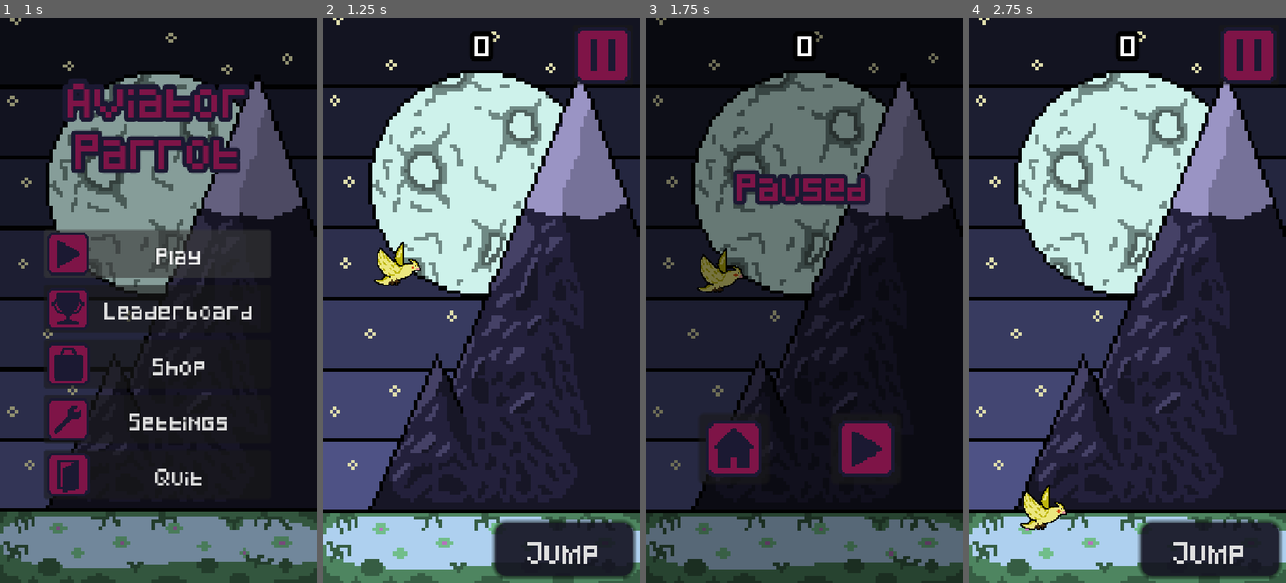
Above: before the commit, frames 1-4 (left to right).
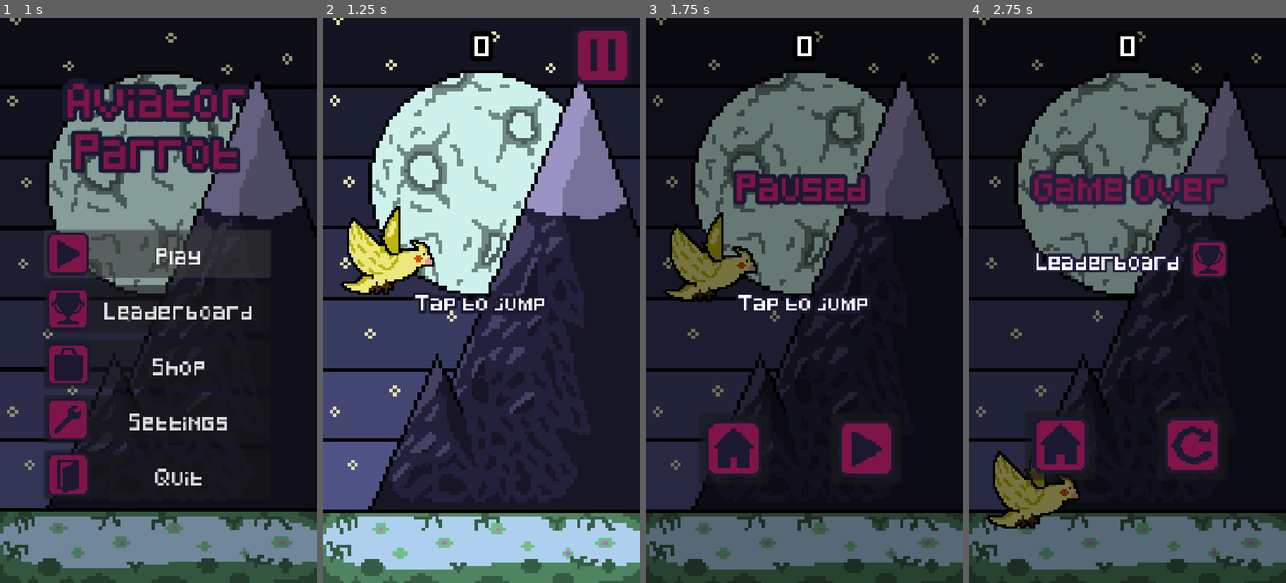
Above: after the commit, the same moments.

Repository: Kou-ding/Aviator-Parrot
Game: Godot game, scene res://scenes/start_screen.tscn
Same seed, same stepped clock (60 frames per second), same inputs: the game is played once before the commit and once after it. Sound files missing from this copy of the repository are replaced by a short silence.
Inputs (mouse positions are in pixels of both pictures, inside the frame that each line leads up to):
- Up to frame 1 (1 s): click "Play" at 0.5 s
- Up to frame 2 (1.25 s): no input
- Up to frame 3 (1.75 s): click (924, 57) at 1.25 s
- Up to frame 4 (2.75 s): click (1187, 447) at 2 s

Frame 1 is identical in both runs. In frame 2, 7.7% of the frame differs, in the area x 5-99%, y 33-100%; in frame 3, 2.7%; in frame 4, 70%, in the area x 0-100%, y 0-100%.
Error before the commit: Out of bounds get index '1' (on base: 'Array') (res://scripts/utils.gd:53)
Error after the commit: Out of bounds get index '1' (on base: 'Array') (res://scripts/utils.gd:52)

Commit message:
- replay music bug fix - larger player - tap to fly - new export

Diff:
--- a/aviator-parrot-(remastered)/scenes/game.tscn
+++ b/aviator-parrot-(remastered)/scenes/game.tscn
@@ -16,21 +16,11 @@
 atlas = ExtResource("9_0tnpc")
 region = Rect2(192, 0, 32, 32)
 
-[sub_resource type="StyleBoxFlat" id="StyleBoxFlat_0tnpc"]
-bg_color = Color(0.0912, 0.08700001, 0.15, 0.78431374)
-corner_radius_top_left = 25
-corner_radius_top_right = 25
-corner_radius_bottom_right = 25
-corner_radius_bottom_left = 25
-shadow_size = 10
+[sub_resource type="StyleBoxEmpty" id="StyleBoxEmpty_0tnpc"]
 
-[sub_resource type="StyleBoxFlat" id="StyleBoxFlat_vtaks"]
-bg_color = Color(0.1992, 0.192, 0.3, 0.78431374)
-corner_radius_top_left = 25
-corner_radius_top_right = 25
-corner_radius_bottom_right = 25
-corner_radius_bottom_left = 25
-shadow_size = 10
+[sub_resource type="StyleBoxEmpty" id="StyleBoxEmpty_vtaks"]
+
+[sub_resource type="StyleBoxEmpty" id="StyleBoxEmpty_kvpfn"]
 
 [node name="Game" type="Node2D" unique_id=798599299]
 script = ExtResource("1_lnu2h")
@@ -55,7 +45,32 @@
 position = Vector2(376, 1120)
 shape = SubResource("WorldBoundaryShape2D_lbhrr")
 
-[node name="GameOver" parent="." unique_id=1469592536 instance=ExtResource("5_iywne")]
+[node name="TapToJump" type="Control" parent="." unique_id=1029073387]
+layout_mode = 3
+anchors_preset = 0
+offset_left = 24.0
+offset_top = 184.0
+offset_right = 696.0
+offset_bottom = 1096.0
+
+[node name="Instructions" type="Label" parent="TapToJump" unique_id=63200945]
+layout_mode = 1
+anchors_preset = 8
+anchor_left = 0.5
+anchor_top = 0.5
+anchor_right = 0.5
+anchor_bottom = 0.5
+offset_left = -116.0
+offset_top = -27.0
+offset_right = 116.0
+offset_bottom = 27.0
+grow_horizontal = 2
+grow_vertical = 2
+theme_override_colors/font_outline_color = Color(0.105882354, 0.09803922, 0.19607843, 1)
+theme_override_constants/outline_size = 25
+theme_override_fonts/font = ExtResource("6_dinhu")
+theme_override_font_sizes/font_size = 30
+text = "Tap to jump"
 
 [node name="Score" type="Label" parent="." unique_id=765185474]
 z_index = 1
@@ -75,8 +90,6 @@
 horizontal_alignment = 1
 script = ExtResource("7_kvuet")
 
-[node name="PauseMenu" parent="." unique_id=1796569766 instance=ExtResource("8_gee14")]
-
 [node name="PauseButton" type="Button" parent="." unique_id=2127580544]
 z_index = 2
 offset_left = 568.0
@@ -88,16 +101,17 @@
 
 [node name="JumpButton" type="Button" parent="." unique_id=1799554950]
 z_index = 1
-offset_left = 392.0
-offset_top = 1144.0
-offset_right = 704.0
-offset_bottom = 1264.0
-theme_override_fonts/font = ExtResource("6_dinhu")
-theme_override_font_sizes/font_size = 40
-theme_override_styles/normal = SubResource("StyleBoxFlat_0tnpc")
-theme_override_styles/pressed = SubResource("StyleBoxFlat_vtaks")
-theme_override_styles/hover = SubResource("StyleBoxFlat_0tnpc")
-text = "Jump"
+offset_left = 8.0
+offset_top = 168.0
+offset_right = 712.0
+offset_bottom = 1104.0
+theme_override_styles/normal = SubResource("StyleBoxEmpty_0tnpc")
+theme_override_styles/pressed = SubResource("StyleBoxEmpty_vtaks")
+theme_override_styles/hover = SubResource("StyleBoxEmpty_kvpfn")
+
+[node name="GameOver" parent="." unique_id=1469592536 instance=ExtResource("5_iywne")]
+
+[node name="PauseMenu" parent="." unique_id=1796569766 instance=ExtResource("8_gee14")]
 
 [connection signal="timeout" from="CrystalSpawner" to="." method="_on_crystal_spawner_timeout"]
 [connection signal="game_over" from="Killzone" to="." method="_on_killzone_game_over"]
--- a/aviator-parrot-(remastered)/scenes/game_over.tscn
+++ b/aviator-parrot-(remastered)/scenes/game_over.tscn
@@ -84,17 +84,14 @@
 
 [node name="Highscores" type="RichTextLabel" parent="." unique_id=1189675332]
 layout_mode = 0
-offset_left = 224.0
+offset_left = 152.0
 offset_top = 600.0
-offset_right = 384.0
+offset_right = 584.0
 offset_bottom = 840.0
 theme_override_colors/font_outline_color = Color(0.105882354, 0.09803922, 0.19607843, 1)
 theme_override_constants/outline_size = 10
 theme_override_fonts/normal_font = ExtResource("2_7m3ot")
 theme_override_font_sizes/normal_font_size = 25
-text = "1.
-2.
-3."
 horizontal_alignment = 1
 
 [connection signal="pressed" from="GridContainer/MenuButton" to="." method="_on_menu_button_pressed"]
--- a/aviator-parrot-(remastered)/scenes/parrot.tscn
+++ b/aviator-parrot-(remastered)/scenes/parrot.tscn
@@ -26,10 +26,11 @@
 }]
 
 [sub_resource type="CircleShape2D" id="CircleShape2D_nuuxd"]
+radius = 7.8831105
 
 [node name="Parrot" type="CharacterBody2D" unique_id=2088057206]
+scale = Vector2(2, 2)
 script = ExtResource("1_w755j")
-metadata/_edit_group_ = true
 
 [node name="AnimatedSprite2D" type="AnimatedSprite2D" parent="." unique_id=1175572675]
 scale = Vector2(0.255, 0.255)
@@ -39,8 +40,8 @@
 frame_progress = 1.0
 
 [node name="CollisionShape2D" type="CollisionShape2D" parent="." unique_id=1664157311]
-position = Vector2(-8.56, -6.535)
-scale = Vector2(1.325, 1.325)
+position = Vector2(-9.5, -8.500001)
+scale = Vector2(3.239924, 3.167914)
 shape = SubResource("CircleShape2D_nuuxd")
 
 [node name="Sprite2D" type="Sprite2D" parent="." unique_id=169541893]
--- a/aviator-parrot-(remastered)/scripts/game.gd
+++ b/aviator-parrot-(remastered)/scripts/game.gd
@@ -6,18 +6,27 @@
 var num_crystals
 
 func new_game():
+	# Player starting position
 	$Parrot.start($StartPosition.position)
+	# Game music
+	MusicManager.play_game_music()
+	# Hide menus
+	$GameOver.hide()
+	$PauseMenu.hide()
+	# Connect signals
+	$Killzone.game_over.connect(_on_game_over)
+	$PauseMenu.undarken.connect(_on_unpause)
+	# Show Instructions Timer
+	await get_tree().create_timer(2.0).timeout
+	var instructions = get_node_or_null("TapToJump/Instructions")
+	if instructions:
+		instructions.queue_free()
 
 # Called when the node enters the scene tree for the first time.
 func _ready() -> void:
 	score = 0
 	num_crystals = 0
 	new_game()
-	MusicManager.play_game_music()
-	$GameOver.hide()
-	$PauseMenu.hide()
-	$Killzone.game_over.connect(_on_game_over)
-	$PauseMenu.undarken.connect(_on_unpause)
 
 func _on_crystal_spawner_timeout() -> void:
 	var crystals = crystals_scene.instantiate()
@@ -39,11 +48,17 @@
 	score = score + 1
 
 func _on_game_over() -> void:
+	var instructions = get_node_or_null("TapToJump/Instructions")
+	if instructions:
+		instructions.queue_free()
 	MusicManager.stop()
+
+	# Display Leaderboard
 	Utils.update_leaderboard(score)
 	var best_scores = Utils.load_leaderboard()
+	$GameOver/Highscores.text = str(Utils.format_numbered_list_shortVer(best_scores))
 
-	$GameOver/Highscores.text = str(Utils.format_numbered_list_shortVer(best_scores))
+	# Darken bg and hide ui elements
 	darken_scene()
 	$PauseButton.hide()
 	$GameOver.show()
@@ -55,6 +70,7 @@
 	$PauseMenu.show()
 	$PauseButton.hide()
 	$JumpButton.hide()
+	$JumpButton.disabled = true
 	get_tree().paused = true
 
 func darken_scene() -> void:
@@ -73,6 +89,8 @@
 	undarken_scene()
 	$PauseButton.show()
 	$JumpButton.show()
+	$JumpButton.disabled = false
+
 
 func _on_jump_button_pressed() -> void:
 	$Parrot.game_jump_button_pressed()
--- a/aviator-parrot-(remastered)/scripts/music_manager.gd
+++ b/aviator-parrot-(remastered)/scripts/music_manager.gd
@@ -3,27 +3,31 @@
 const start_music = preload("uid://d18k42a01kbqf")
 const game_music = preload("uid://bwp24ix5ww824")
 
-var current_music_name: String = ""
-
 # Called when the node enters the scene tree for the first time.
-func _play_music(music: AudioStream, music_name: String, volume = 0.0):
-	if current_music_name == music_name and playing:
-		return  # Already playing this music
-
+func _play_music(music: AudioStream, volume = 0.0):
+	# Do nothing if the same song is selected and is currently playing
+	if stream == music and playing:
+		return
 	stream = music
 	volume_db = volume
-	current_music_name = music_name
 	play()
+
+func play_FX(stream: AudioStream, volume = 0.0):
+	var fx_player = AudioStreamPlayer.new()
+	fx_player.stream = stream
+	fx_player.name = "FX_PLAYER"
+	fx_player.volume_db = volume
+	add_child(fx_player)
+	fx_player.play()
+	# Wait until fx finished to free object
+	await fx_player.finished
+	fx_player.queue_free()
 
 func stop_music():
 	stop()
-	current_music_name = ""
-
-func get_current_music() -> String:
-	return current_music_name
 
 func play_start_music():
-	_play_music(start_music, "start")
+	_play_music(start_music)
 
 func play_game_music():
-	_play_music(game_music, "game")
+	_play_music(game_music)
--- a/aviator-parrot-(remastered)/scripts/utils.gd
+++ b/aviator-parrot-(remastered)/scripts/utils.gd
@@ -37,12 +37,11 @@
 	for i in range(array.size()):
 		var number = i + 1  # Start counting from 1
 		var item = str(array[i])  # Convert to string in case items aren't strings
-		result += str(number) + ". " + item
+		result += str(number) + ". " + item + " points"
 
 		# Add newline except for last item
 		if i < array.size() - 1:
 			result += "\n"
-
 	return result
 
 static func format_numbered_list_shortVer(array: Array) -> String:
@@ -51,7 +50,7 @@
 	for i in range(3):
 		var number = i + 1  # Start counting from 1
 		var item = str(array[i])  # Convert to string in case items aren't strings
-		result += str(number) + ". " + item
+		result += str(number) + ". " + item + " points"
 
 		# Add newline except for last item
 		if i < array.size() - 1:
Not shown, changed: aviator_parrot_remastered.apk
Not shown, changed: aviator_parrot_remastered.apk.idsig
